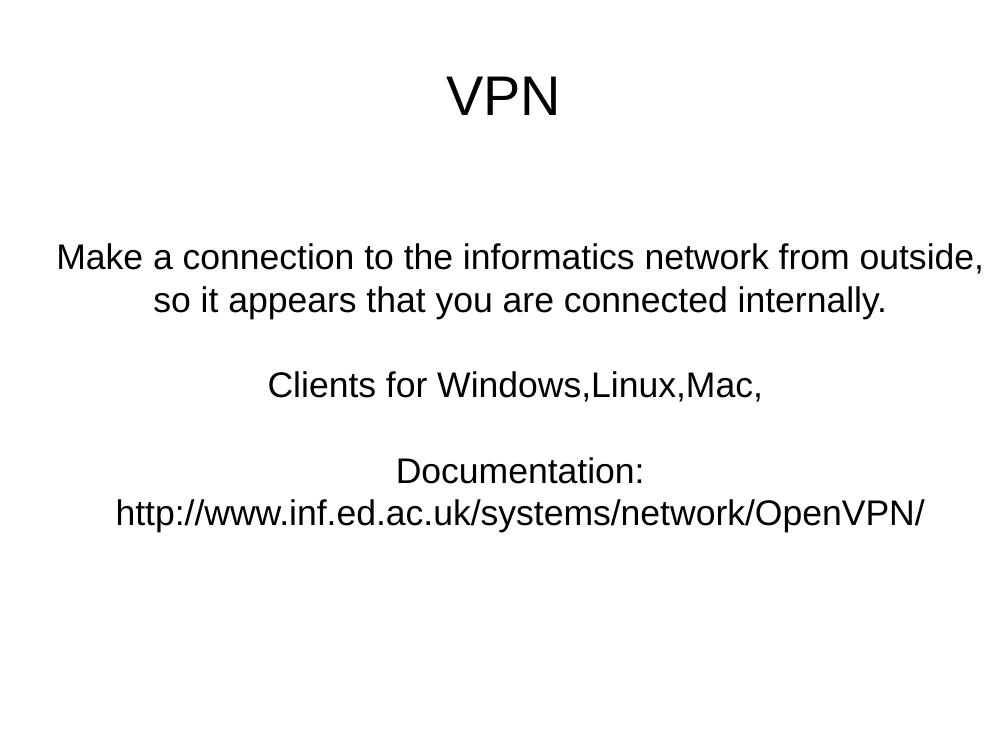
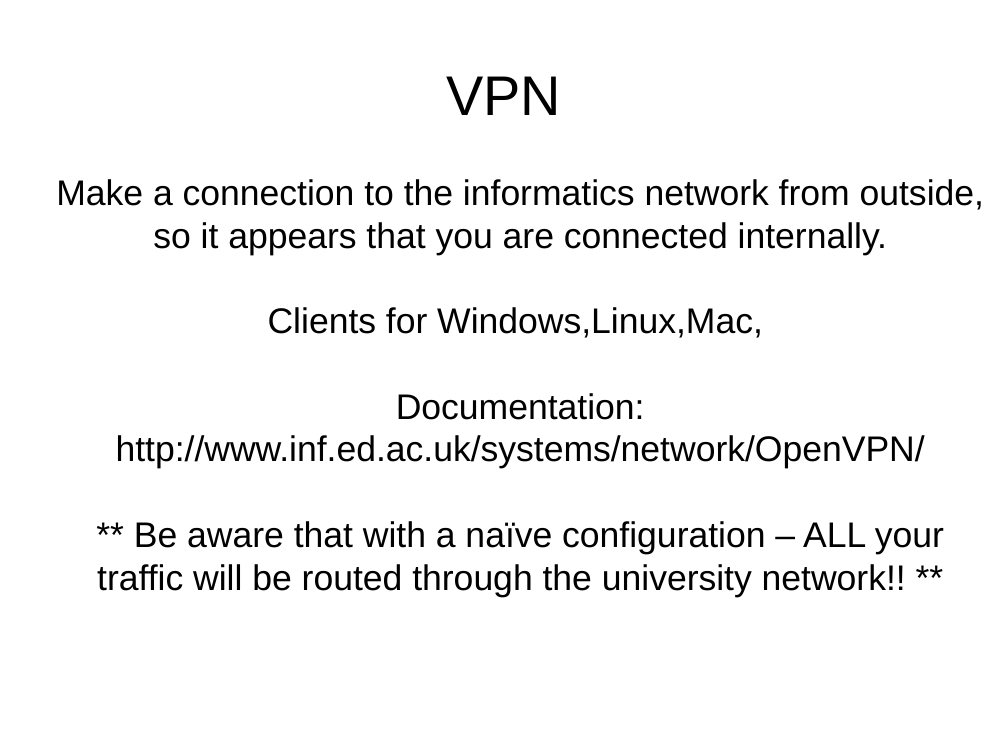
Before and after one commit to mikehulluk/IntroductionToResearchComputing, a slide deck: slide 14 of Wk2/WorkingRemotelyAndSynchronously.odp (slide 13 before the commit). Drawn at 1008x756 pixels with LibreOffice and Linux fonts; fonts in the diff are those of the drawing. Boxes give left, top, right and bottom in pixels: in the first picture for what was removed or moved away, otherwise in the second. Text is boxed around its words. In the diff, an @@ line names an element or a change of style, - is before the commit and + after.

```diff
--- a/Wk2/WorkingRemotelyAndSynchronously.odp
+++ b/Wk2/WorkingRemotelyAndSynchronously.odp
@@ subtitle at <box>97,521,944,597</box>: paragraph added @@
+** Be aware that with a naïve configuration – ALL your traffic will be routed through the university network!! **
```
Also in this commit, not shown: 4 other slides changed, 3 slides added.
